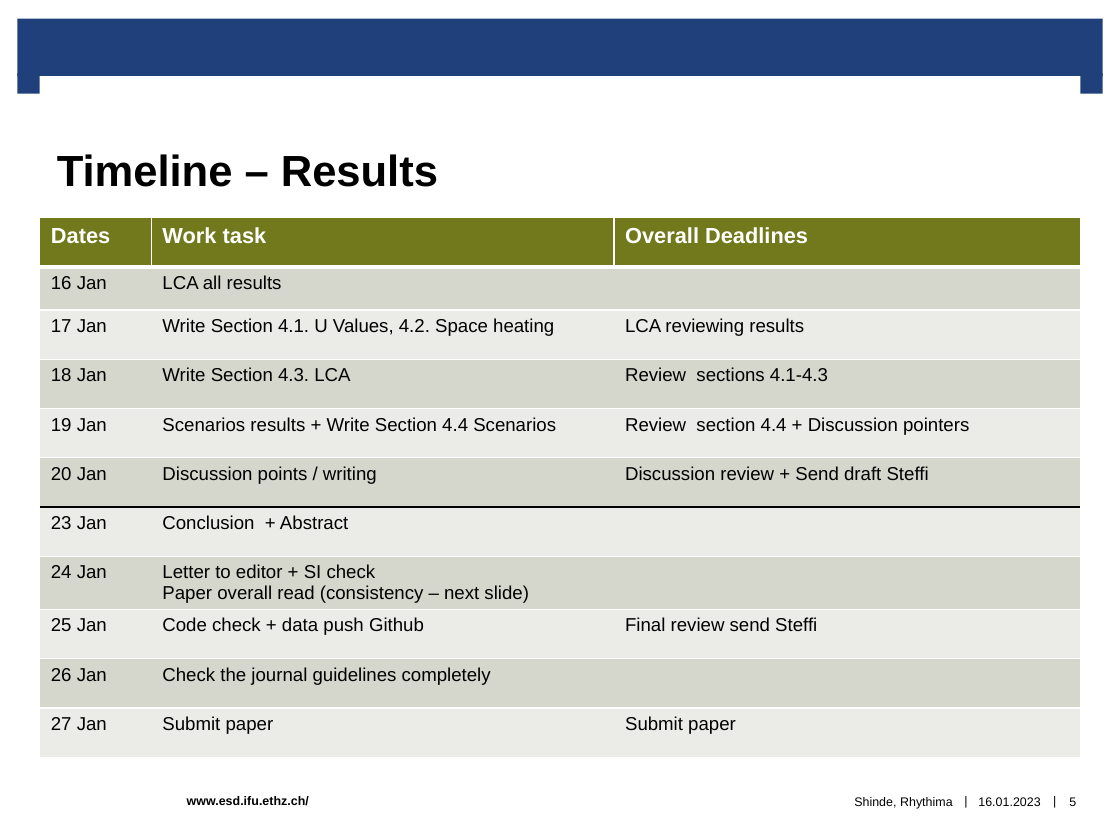
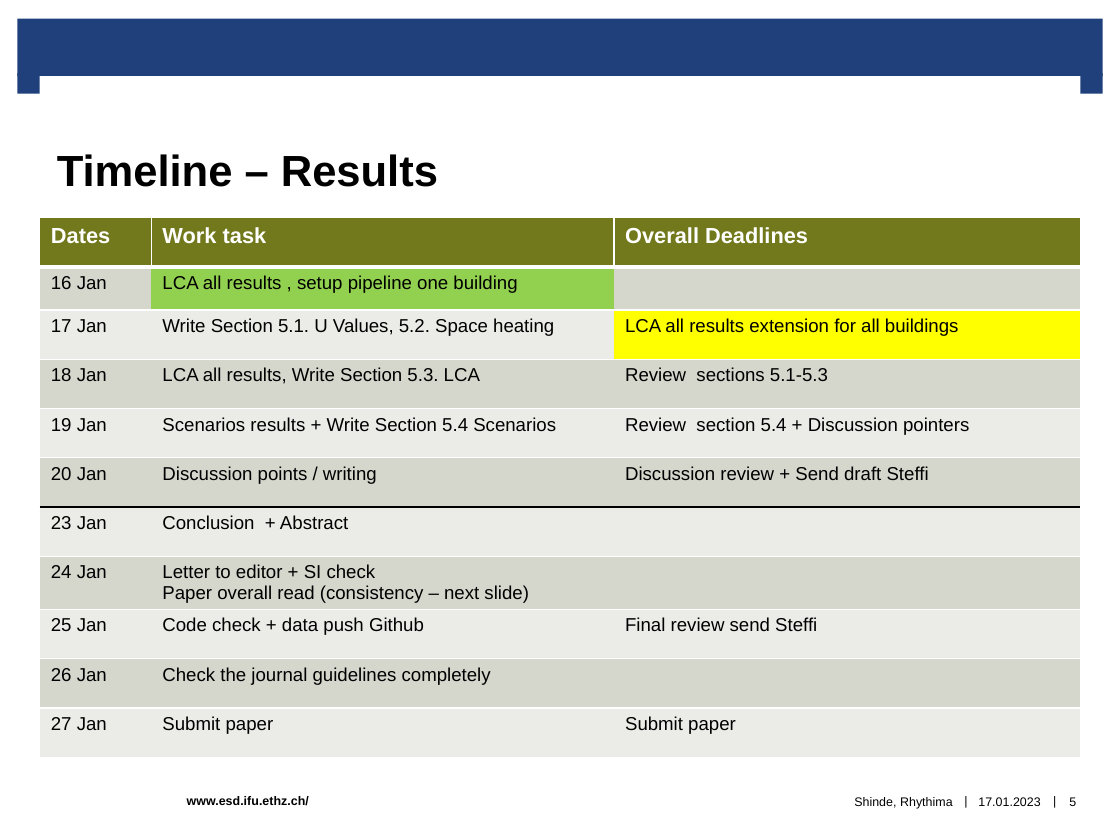
Before and after one commit to rhythimashinde/building-model, a slide deck: slide 5 of paper_SI_discussions/Discussion_paper.pptx. Drawn at 1120x840 pixels with LibreOffice and Linux fonts; fonts in the diff are those of the drawing; background and template pictures are left out. Boxes give left, top, right and bottom in pixels: in the first picture for what was removed or moved away, otherwise in the second. Text is boxed around its words. In the diff, an @@ line names an element or a change of style, - is before the commit and + after.

```diff
--- a/paper_SI_discussions/Discussion_paper.pptx
+++ b/paper_SI_discussions/Discussion_paper.pptx
@@ table at [39,217,1080,759] @@
-row 2, column 2: LCA all results
+row 2, column 2: LCA all results , setup pipeline one building
-row 3, column 2: Write Section 4.1. U Values, 4.2. Space heating
+row 3, column 2: Write Section 5.1. U Values, 5.2. Space heating
-row 3, column 3: LCA reviewing results
+row 3, column 3: LCA all results extension for all buildings
-row 4, column 2: Write Section 4.3. LCA
+row 4, column 2: LCA all results, Write Section 5.3. LCA
-row 4, column 3: Review sections 4.1-4.3
+row 4, column 3: Review sections 5.1-5.3
-row 5, column 2: Scenarios results + Write Section 4.4 Scenarios
+row 5, column 2: Scenarios results + Write Section 5.4 Scenarios
-row 5, column 3: Review section 4.4 + Discussion pointers
+row 5, column 3: Review section 5.4 + Discussion pointers
@@ fill #D5D7CC to #92D050 in row 2, column 2 @@
@@ fill #EBECE8 to #FFFF00 in row 3, column 3 @@
@@ text at [978,797,1040,806]: text changed @@
-16.01.2023
+17.01.2023
```
Also in this commit, not shown: 35 other slides changed, 2 other files.
